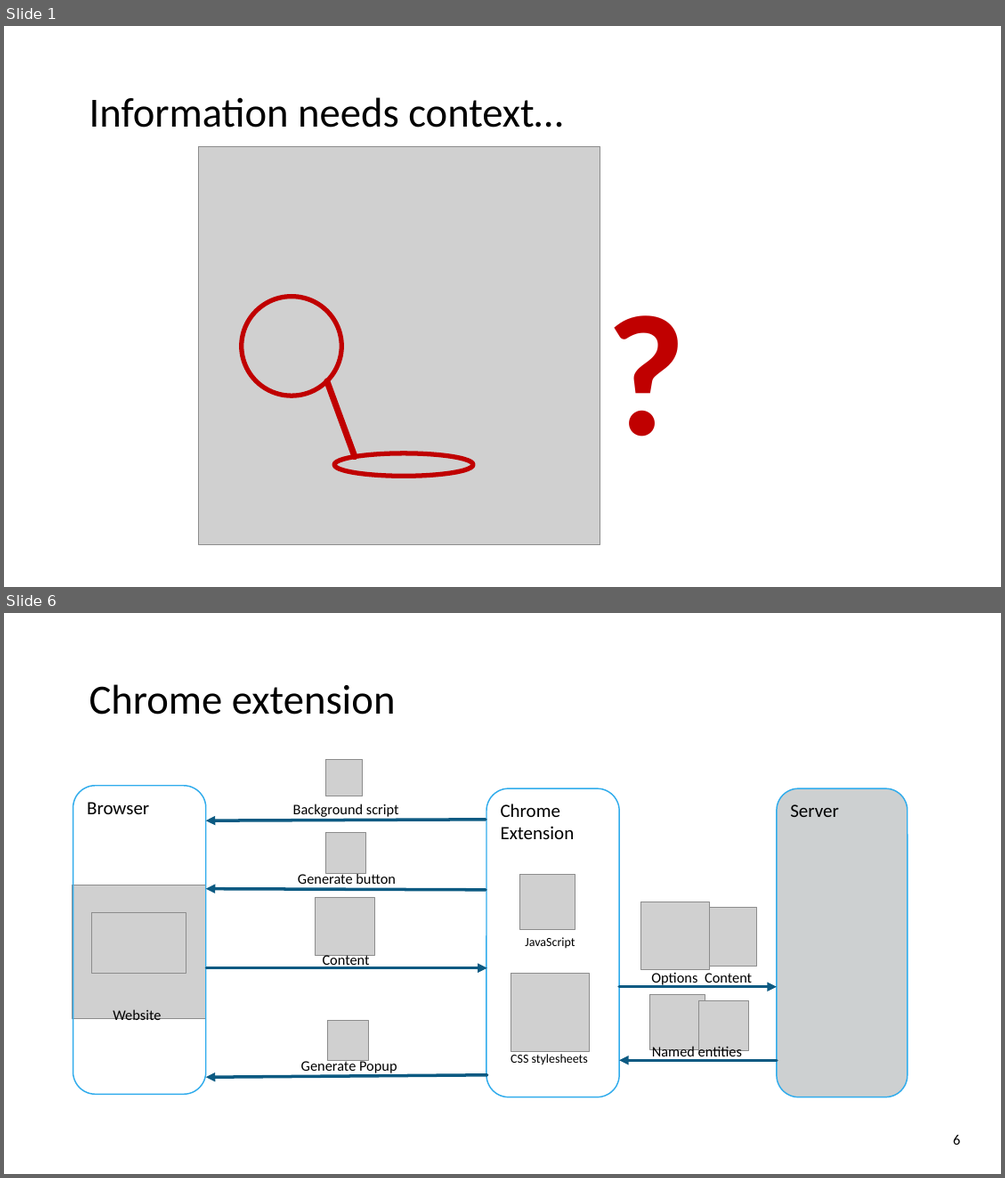
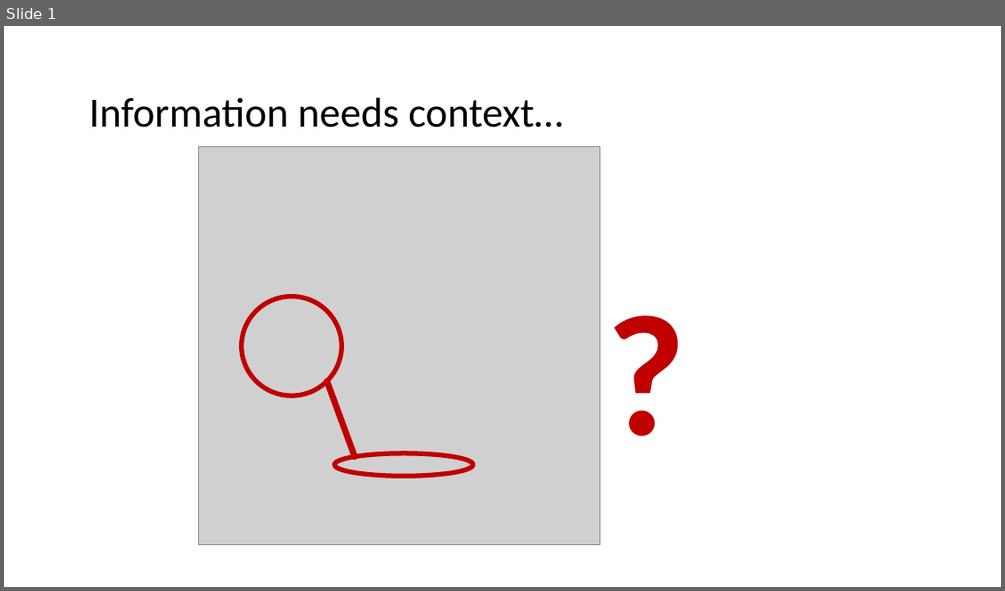
Before and after one commit to ofrendo/SemanticWebTechnologies, a slide deck: ProjectPresentation/EntityAnnotation.pptx. Shown one above the other, each under a label of ours: slides 1 and 6 before the commit, slide 1 after it; the slides between them are not shown. The pictures are 1005x1178 and 1005x591 pixels, drawn with LibreOffice and Linux fonts; fonts in the diff are those of the drawing; grey boxes stand for pictures; background and template pictures are left out. Boxes give left, top, right and bottom in pixels: in the first picture for what was removed or moved away, otherwise in the second. Text is boxed around its words. In the diff, an @@ line names an element or a change of style, - is before the commit and + after.

```diff
--- a/ProjectPresentation/EntityAnnotation.pptx
+++ b/ProjectPresentation/EntityAnnotation.pptx
@@ slide 6 removed at (4, 613, 1001, 1174), background picture (left out) @@
@@ title removed at (89, 684, 396, 714) @@
-Chrome extension
@@ picture removed at (326, 760, 363, 796) @@
@@ rounded rectangle removed at (73, 786, 206, 1094) @@
-Browser
@@ rounded rectangle removed at (486, 788, 619, 1097) @@
-Chrome Extension
@@ rounded rectangle removed at (777, 788, 907, 1097) @@
-Server
@@ arrow removed from (485, 819) to (206, 821) @@
@@ text removed at (293, 803, 399, 819) @@
-Background script
@@ picture removed at (325, 833, 366, 873) @@
@@ text removed at (298, 872, 396, 888) @@
-Generate button
@@ picture removed at (520, 874, 575, 929) @@
@@ picture removed at (72, 884, 206, 1018) @@
@@ arrow removed from (485, 890) to (206, 889) @@
@@ picture removed at (316, 897, 374, 956) @@
@@ picture removed at (641, 901, 709, 970) @@
@@ picture removed at (91, 913, 186, 973) @@
@@ picture removed at (698, 907, 757, 965) @@
@@ text removed at (323, 955, 370, 969) @@
-Content
@@ text removed at (525, 937, 574, 949) @@
-JavaScript
@@ arrow removed from (207, 968) to (487, 968) @@
@@ picture removed at (511, 973, 590, 1052) @@
@@ text removed at (651, 972, 697, 987) @@
-Options
@@ text removed at (704, 973, 752, 987) @@
-Content
@@ text removed at (113, 1009, 161, 1024) @@
-Website
@@ arrow removed from (619, 987) to (777, 987) @@
@@ picture removed at (650, 995, 704, 1049) @@
@@ picture removed at (699, 1001, 749, 1051) @@
@@ picture removed at (328, 1020, 368, 1060) @@
@@ text removed at (301, 1059, 397, 1075) @@
-Generate Popup
@@ text removed at (510, 1054, 588, 1065) @@
-CSS stylesheets
@@ arrow removed from (777, 1060) to (619, 1060) @@
@@ text removed at (652, 1044, 742, 1060) @@
-Named entities
@@ arrow removed from (487, 1075) to (206, 1078) @@
@@ page number removed at (953, 1135, 960, 1144) @@
-6
```
Also in this commit, not shown: 2 slides changed.
